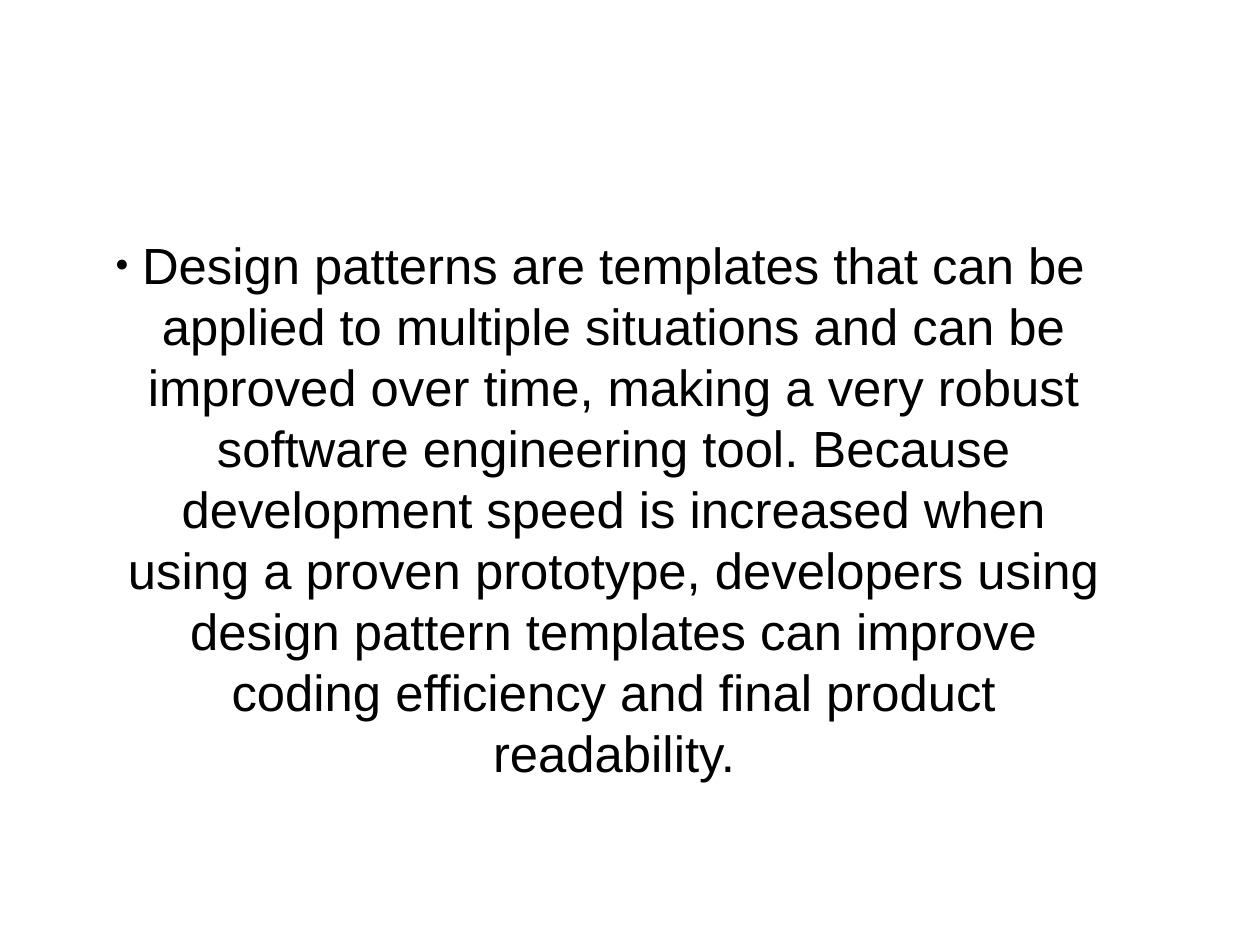
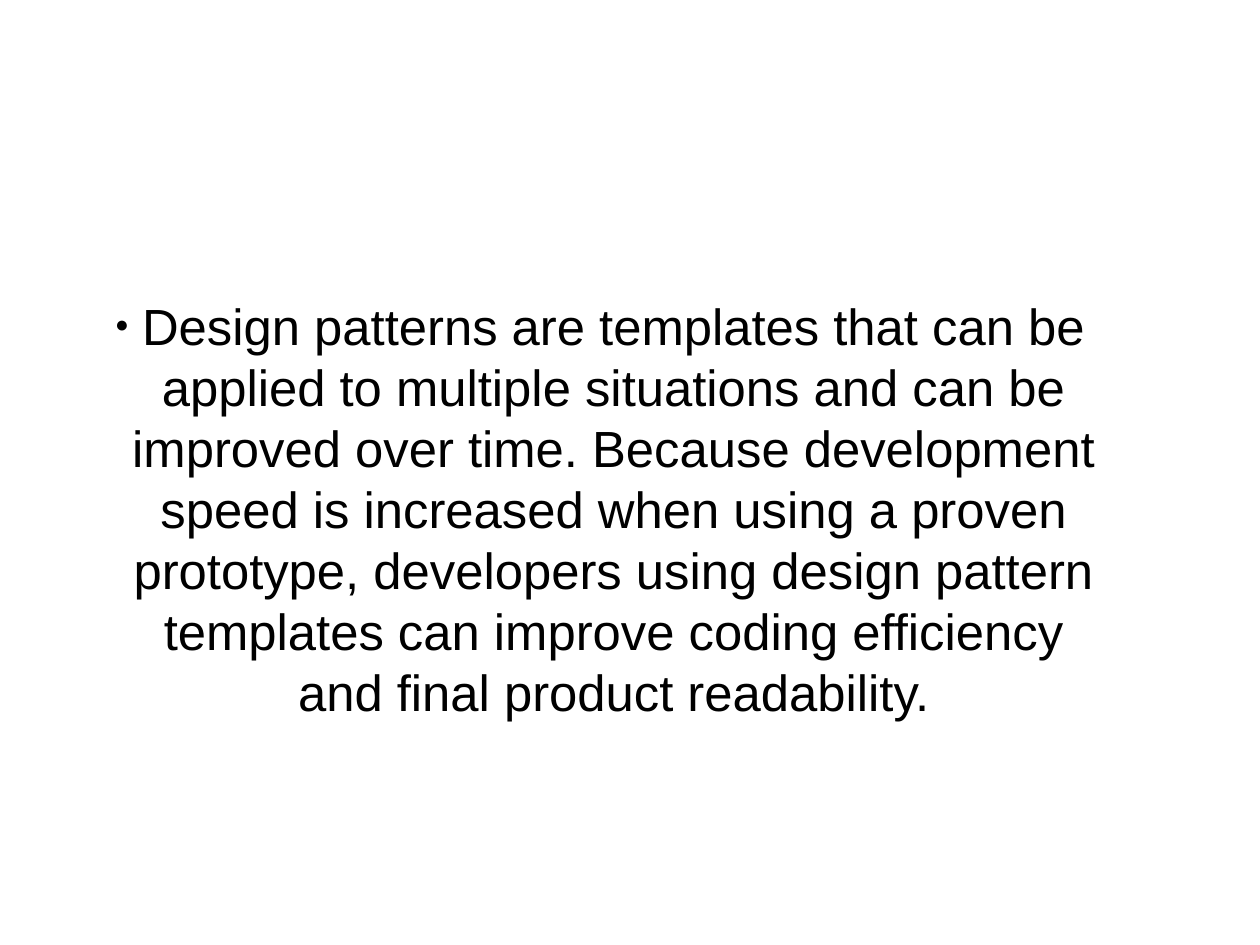
Before and after one commit to ogaleamol/decorator, a slide deck: slide 2 of decoratorDesignPattern.pptx. Drawn at 1260x945 pixels with LibreOffice and Linux fonts; fonts in the diff are those of the drawing; background and template pictures are left out. Boxes give left, top, right and bottom in pixels: in the first picture for what was removed or moved away, otherwise in the second. Text is boxed around its words. In the diff, an @@ line names an element or a change of style, - is before the commit and + after.

```diff
--- a/decoratorDesignPattern.pptx
+++ b/decoratorDesignPattern.pptx
@@ text at (132,308,1095,721): text changed @@
-● Design patterns are templates that can be applied to multiple situations and can be improved over time, making a very robust software engineering tool. Because development speed is increased when using a proven prototype, developers using design pattern templates can improve coding efficiency and final product readability.
+● Design patterns are templates that can be applied to multiple situations and can be improved over time. Because development speed is increased when using a proven prototype, developers using design pattern templates can improve coding efficiency and final product readability.
```
Also in this commit, not shown: 6 other slides changed, 3 slides added, 1 slide removed.
